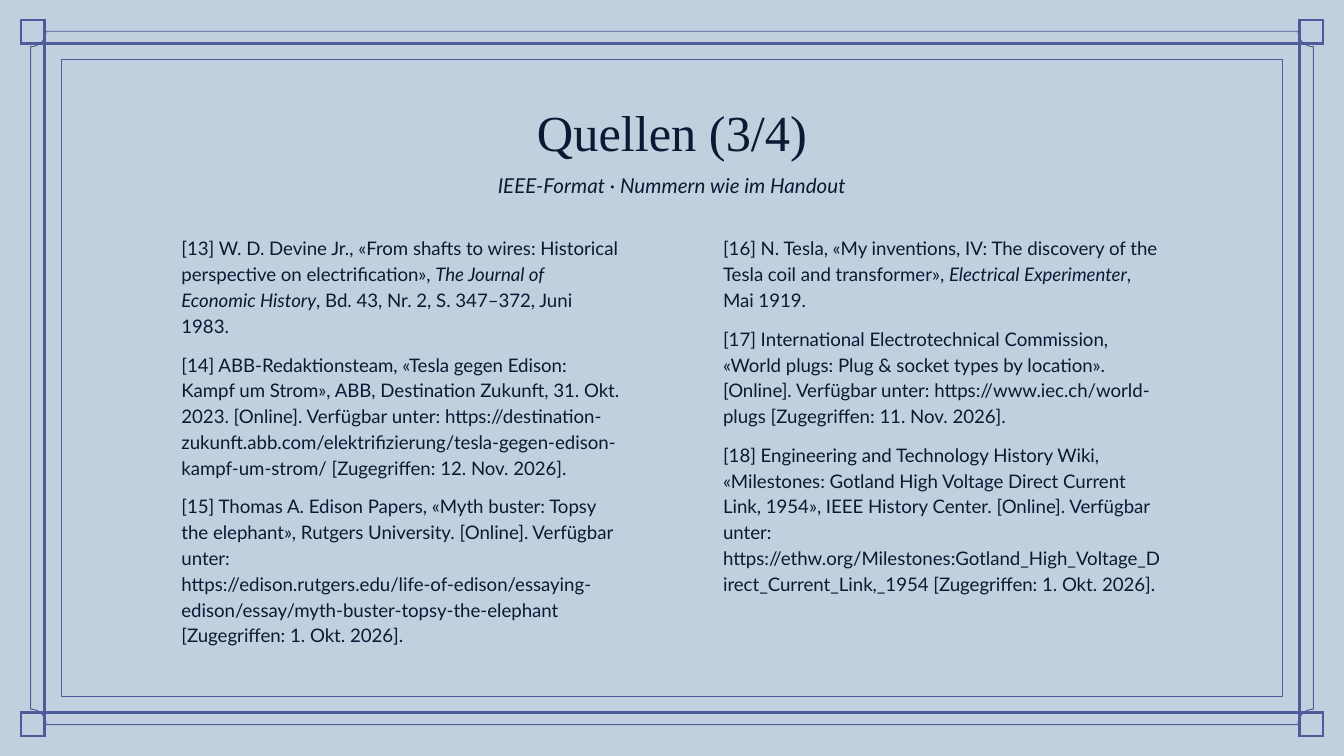
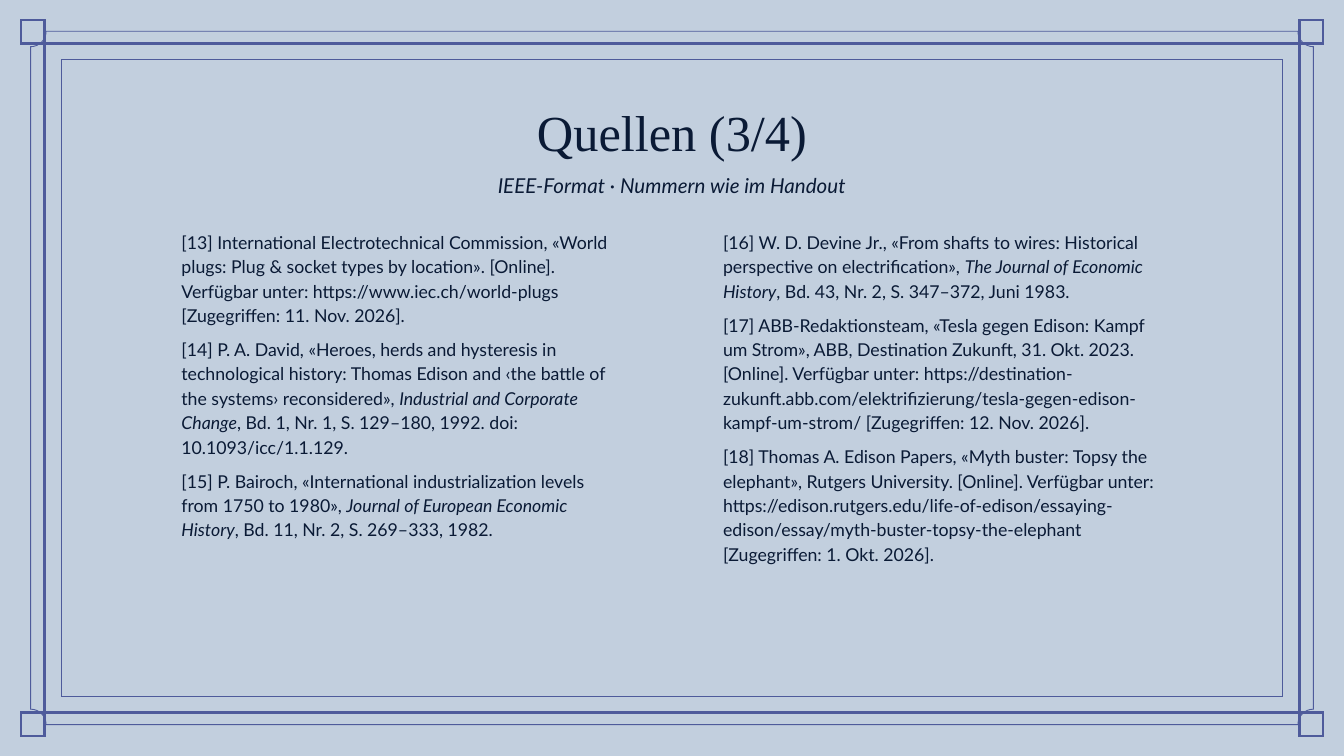
Before and after one commit to simonbruder-hub/Edison_vs_Westinghouse, a slide deck: slide 20 of abgabe/Praesentation_Stromkrieg_Bruder.pptx. Drawn at 1344x756 pixels with LibreOffice and Linux fonts; fonts in the diff are those of the drawing; background and template pictures are left out. Boxes give left, top, right and bottom in pixels: in the first picture for what was removed or moved away, otherwise in the second. Text is boxed around its words. In the diff, an @@ line names an element or a change of style, - is before the commit and + after.

```diff
--- a/abgabe/Praesentation_Stromkrieg_Bruder.pptx
+++ b/abgabe/Praesentation_Stromkrieg_Bruder.pptx
@@ subtitle at [181,235,607,539]: text changed; size 10 to 9.5 pt @@
-[13] W. D. Devine Jr., «From shafts to wires: Historical perspective on electrification», The Journal of Economic History, Bd. 43, Nr. 2, S. 347–372, Juni 1983.
-[14] ABB-Redaktionsteam, «Tesla gegen Edison: Kampf um Strom», ABB, Destination Zukunft, 31. Okt. 2023. [Online]. Verfügbar unter: https://destination-zukunft.abb.com/elektrifizierung/tesla-gegen-edison-kampf-um-strom/ [Zugegriffen: 12. Nov. 2026].
-[15] Thomas A. Edison Papers, «Myth buster: Topsy the elephant», Rutgers University. [Online]. Verfügbar unter: https://edison.rutgers.edu/life-of-edison/essaying-edison/essay/myth-buster-topsy-the-elephant [Zugegriffen: 1. Okt. 2026].
+[13] International Electrotechnical Commission, «World plugs: Plug & socket types by location». [Online]. Verfügbar unter: https://www.iec.ch/world-plugs [Zugegriffen: 11. Nov. 2026].
+[14] P. A. David, «Heroes, herds and hysteresis in technological history: Thomas Edison and ‹the battle of the systems› reconsidered», Industrial and Corporate Change, Bd. 1, Nr. 1, S. 129–180, 1992. doi: 10.1093/icc/1.1.129.
+[15] P. Bairoch, «International industrialization levels from 1750 to 1980», Journal of European Economic History, Bd. 11, Nr. 2, S. 269–333, 1982.
@@ subtitle at [723,235,1154,564]: text changed; size 10 to 9.5 pt @@
-[16] N. Tesla, «My inventions, IV: The discovery of the Tesla coil and transformer», Electrical Experimenter, Mai 1919.
-[17] International Electrotechnical Commission, «World plugs: Plug & socket types by location». [Online]. Verfügbar unter: https://www.iec.ch/world-plugs [Zugegriffen: 11. Nov. 2026].
-[18] Engineering and Technology History Wiki, «Milestones: Gotland High Voltage Direct Current Link, 1954», IEEE History Center. [Online]. Verfügbar unter: https://ethw.org/Milestones:Gotland_High_Voltage_Direct_Current_Link,_1954 [Zugegriffen: 1. Okt. 2026].
+[16] W. D. Devine Jr., «From shafts to wires: Historical perspective on electrification», The Journal of Economic History, Bd. 43, Nr. 2, S. 347–372, Juni 1983.
+[17] ABB-Redaktionsteam, «Tesla gegen Edison: Kampf um Strom», ABB, Destination Zukunft, 31. Okt. 2023. [Online]. Verfügbar unter: https://destination-zukunft.abb.com/elektrifizierung/tesla-gegen-edison-kampf-um-strom/ [Zugegriffen: 12. Nov. 2026].
+[18] Thomas A. Edison Papers, «Myth buster: Topsy the elephant», Rutgers University. [Online]. Verfügbar unter: https://edison.rutgers.edu/life-of-edison/essaying-edison/essay/myth-buster-topsy-the-elephant [Zugegriffen: 1. Okt. 2026].
```
Also in this commit, not shown: 16 other slides changed, 3 slides added, 2 slides removed, 16 other files.
